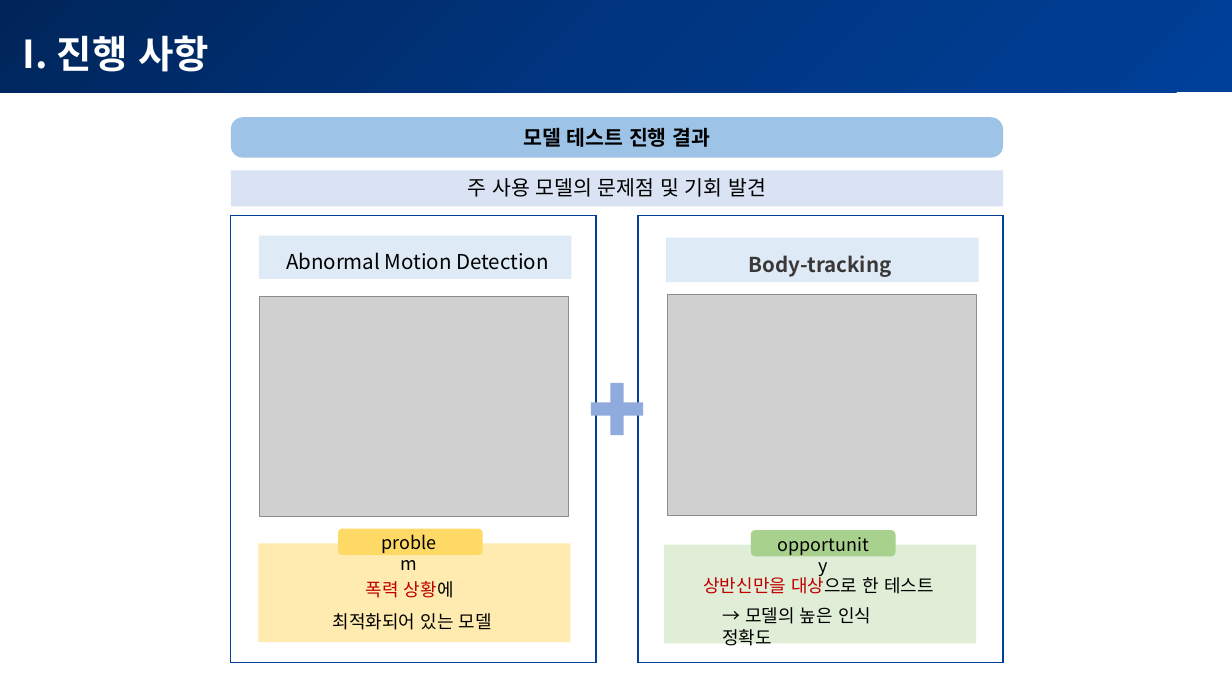
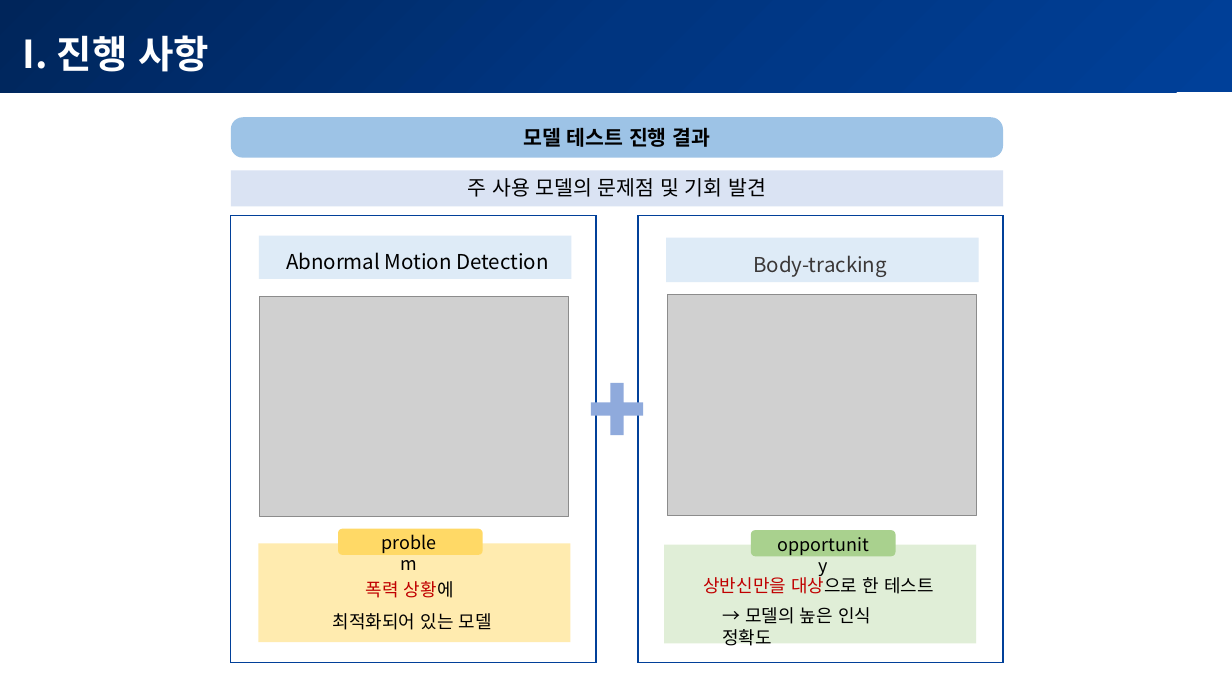
Before and after one commit to POSCO-AI-BIG-9th-A/POSCO-Academy-A3_, a slide deck: slide 1 of proj_AI/3rd week/1_이경원_모델변경사유.pptx. Drawn at 1232x693 pixels with LibreOffice and Linux fonts; fonts in the diff are those of the drawing; grey boxes stand for pictures. Boxes give left, top, right and bottom in pixels: in the first picture for what was removed or moved away, otherwise in the second. Text is boxed around its words. In the diff, an @@ line names an element or a change of style, - is before the commit and + after.

```diff
--- a/proj_AI/3rd week/1_이경원_모델변경사유.pptx
+++ b/proj_AI/3rd week/1_이경원_모델변경사유.pptx
@@ text "Body-tracking" at (753, 255, 887, 277): bold off @@
```
